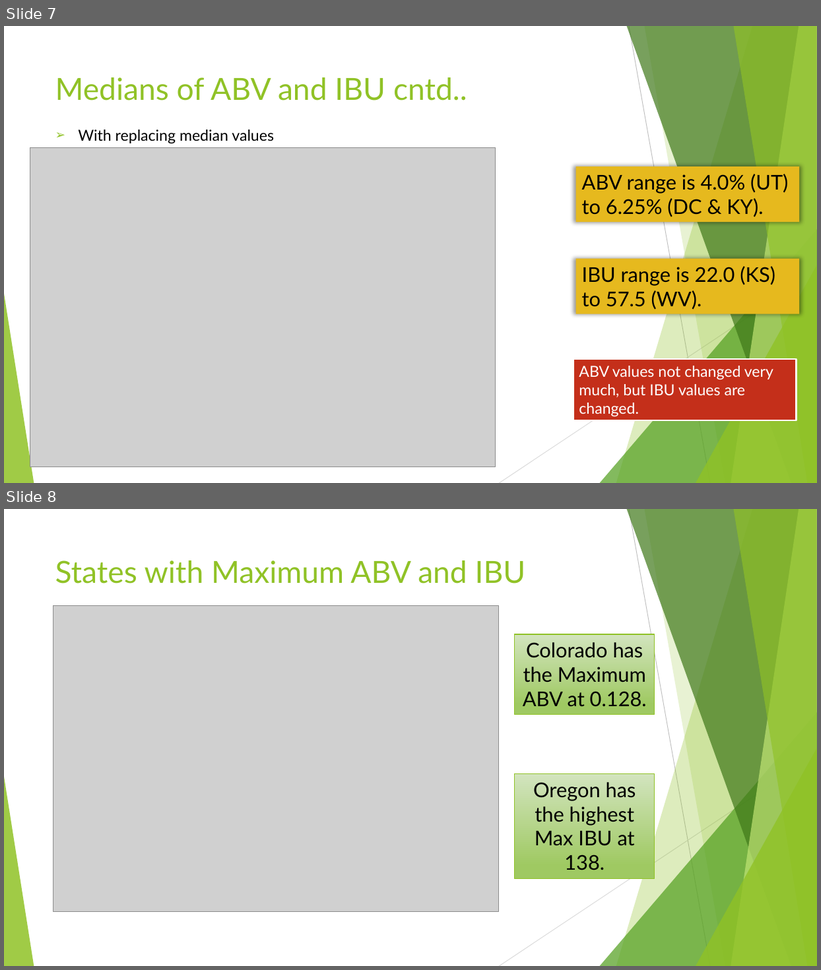
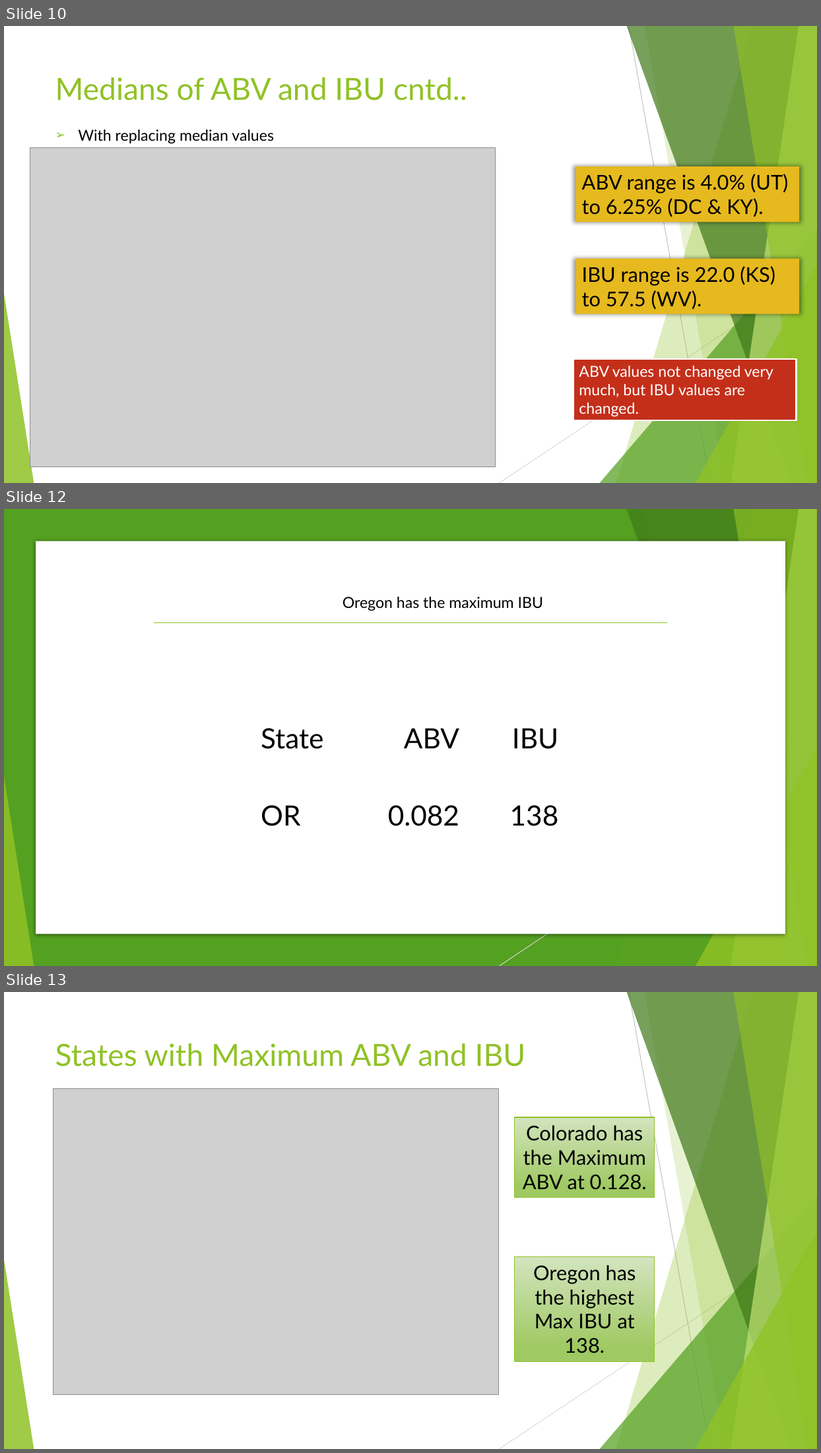
Before and after one commit to Omehrpour/R_proj_beer_market-, a slide deck: CaseStudy01.pptx. Shown one above the other, each under a label of ours: slides 7 and 8 before the commit, slides 10, 12 and 13 after it; the slides between them are not shown. The pictures are 821x970 and 821x1453 pixels, drawn with LibreOffice and Linux fonts; fonts in the diff are those of the drawing; grey boxes stand for pictures. Boxes give left, top, right and bottom in pixels: in the first picture for what was removed or moved away, otherwise in the second. Text is boxed around its words. In the diff, an @@ line names an element or a change of style, - is before the commit and + after.

```diff
--- a/CaseStudy01.pptx
+++ b/CaseStudy01.pptx
@@ slide 12 added at (x1=4, y1=509, x2=817, y2=966), background #FFFFFF; not listed: 8 template elements that a slide beside it also shows @@
@@ rectangle added at (x1=4, y1=509, x2=817, y2=966), fill #54A021 @@
@@ rectangle added at (x1=36, y1=541, x2=785, y2=935), fill #FFFFFF @@
@@ text added at (x1=343, y1=597, x2=543, y2=611), 18 pt, text #000000 @@
+Oregon has the maximum IBU
@@ table added at (x1=153, y1=623, x2=668, y2=852), 3 rows, 5 columns @@
+ |  |  |  | 
+ | State | ABV | IBU | 
+ | OR | 0.082 | 138 | 
@@ group added at (x1=4, y1=509, x2=817, y2=966): 5 freeform shapes, 3 triangles, 1 line @@
@@ group added at (x1=4, y1=509, x2=817, y2=966): 5 freeform shapes, 3 triangles, 1 line @@
@@ what was slide 7 is now slide 10 @@
@@ what was slide 8 is now slide 13 @@
```
Also in this commit, not shown: 3 slides changed, 13 other slides added, 1 slide removed.
